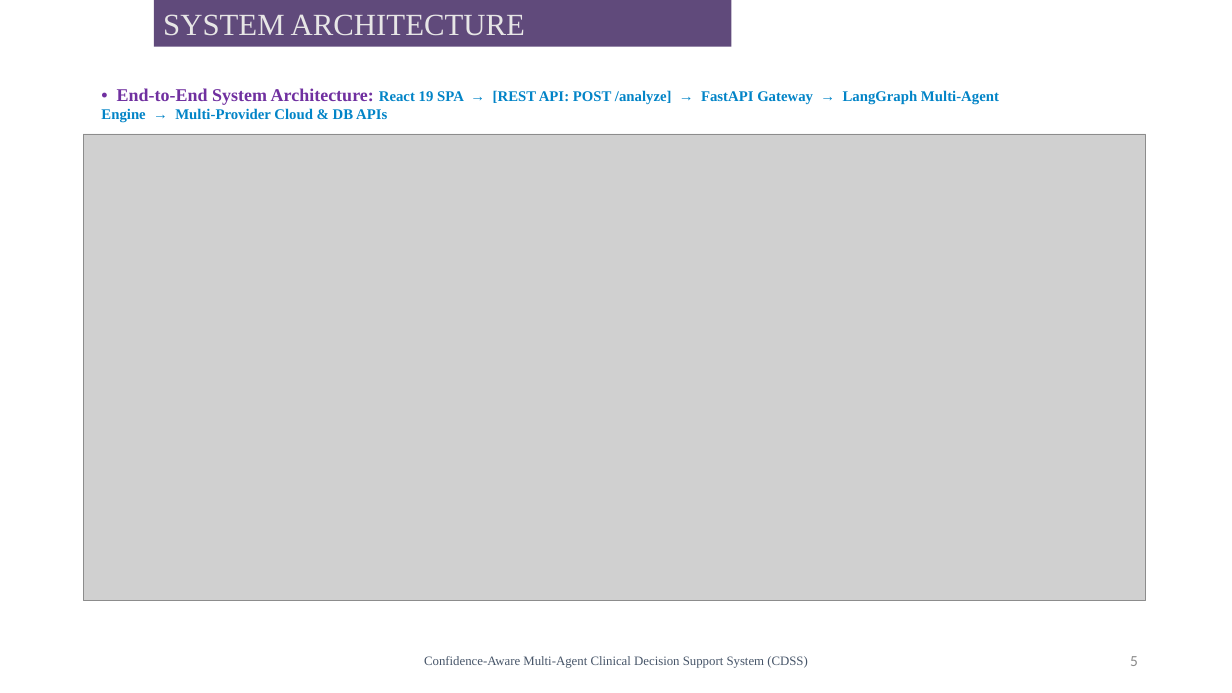
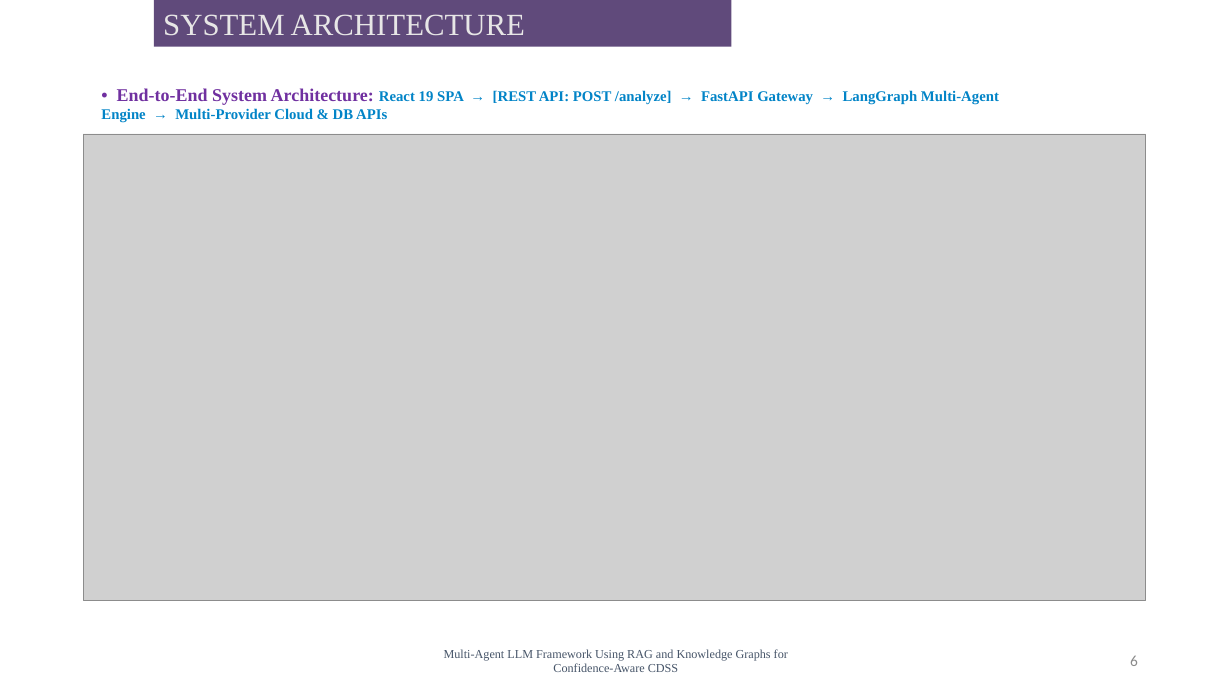
Before and after one commit to gokulohithmui/Case-Study-on-Presentations-AI_animated-project, a slide deck: slide 6 of PW1_Review2_CDSS_Presentation.pptx (slide 5 before the commit). Drawn at 1232x693 pixels with LibreOffice and Linux fonts; fonts in the diff are those of the drawing; grey boxes stand for pictures; background and template pictures are left out. Boxes give left, top, right and bottom in pixels: in the first picture for what was removed or moved away, otherwise in the second. Text is boxed around its words. In the diff, an @@ line names an element or a change of style, - is before the commit and + after.

```diff
--- a/PW1_Review2_CDSS_Presentation.pptx
+++ b/PW1_Review2_CDSS_Presentation.pptx
@@ text at box(444, 649, 788, 672): text changed; size 10 to 9.5 pt @@
-Confidence-Aware Multi-Agent Clinical Decision Support System (CDSS)
+Multi-Agent LLM Framework Using RAG and Knowledge Graphs for Confidence-Aware CDSS
@@ page number at box(1130, 655, 1138, 666): text changed @@
-5
+6
```
Also in this commit, not shown: 7 other slides changed, 1 slide added.
